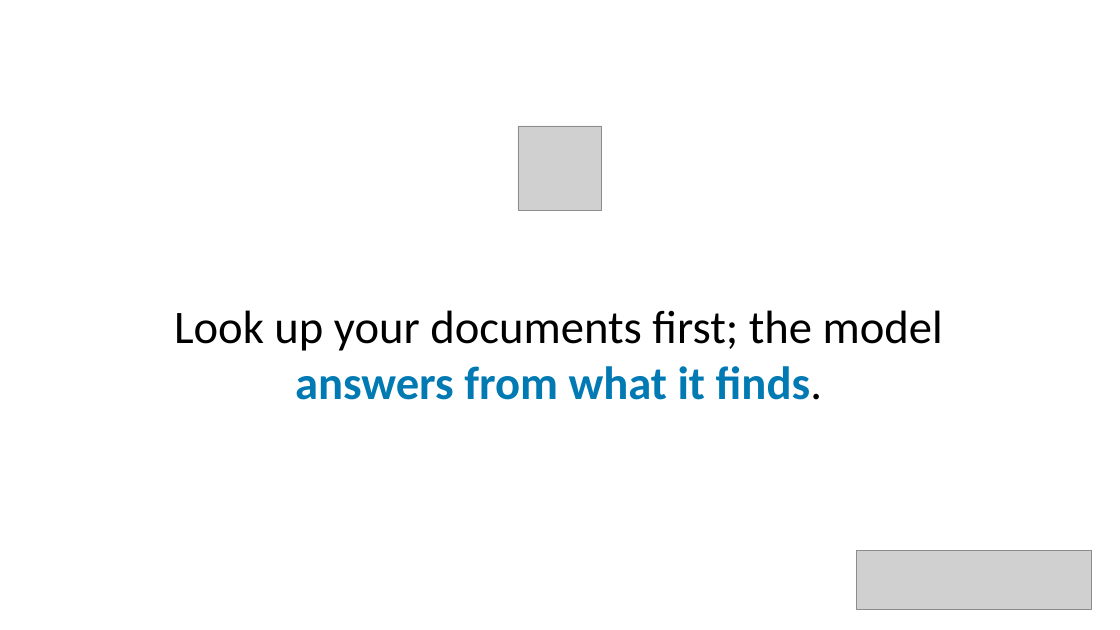
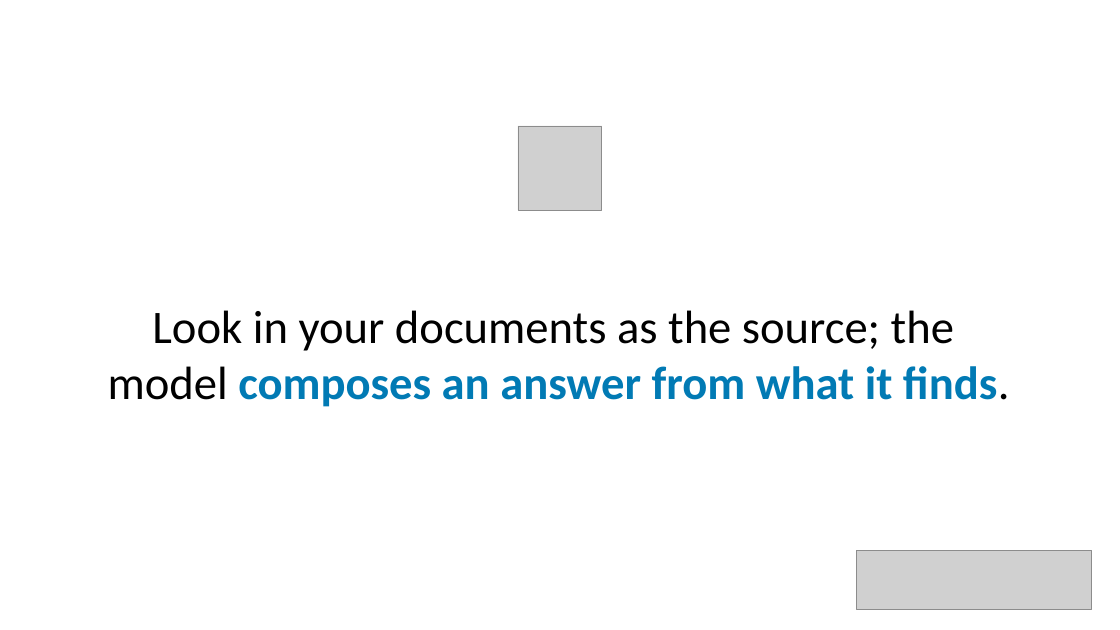
Before and after one commit to trailheadtechnology/10-ai-features-workshop, a slide deck: slide 18 of docs/slides/pptx/M2-finding.pptx (slide 24 before the commit). Drawn at 1120x630 pixels with LibreOffice and Linux fonts; fonts in the diff are those of the drawing; grey boxes stand for pictures. Boxes give left, top, right and bottom in pixels: in the first picture for what was removed or moved away, otherwise in the second. Text is boxed around its words. In the diff, an @@ line names an element or a change of style, - is before the commit and + after.

```diff
--- a/docs/slides/pptx/M2-finding.pptx
+++ b/docs/slides/pptx/M2-finding.pptx
@@ text at (x1=108, y1=310, x2=1010, y2=407): text changed @@
-Look up your documents first; the model answers from what it finds.
+Look in your documents as the source; the
+model composes an answer from what it finds.
```
Also in this commit, not shown: 10 other slides changed, 6 slides removed, 57 other files.
